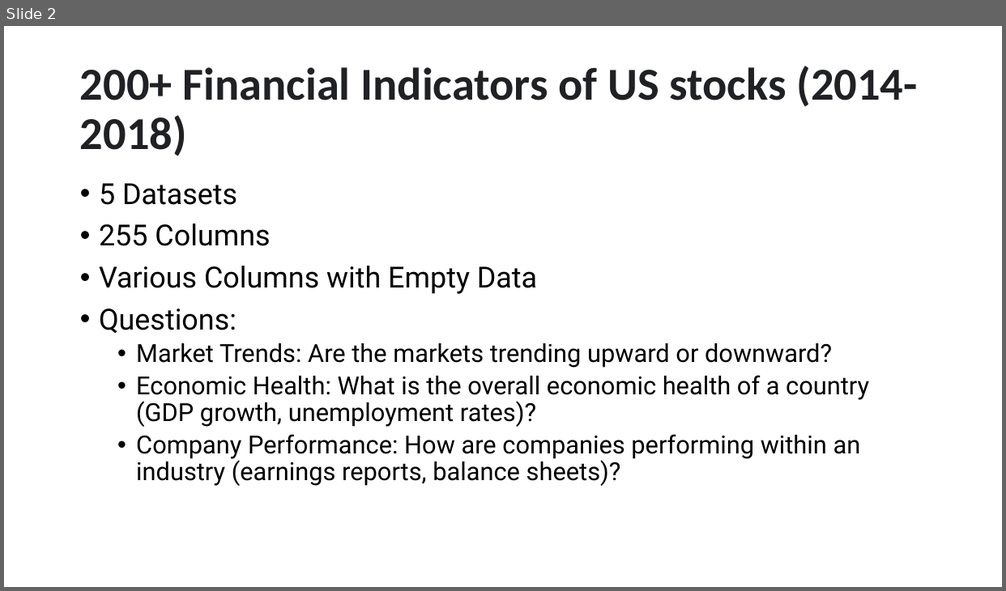
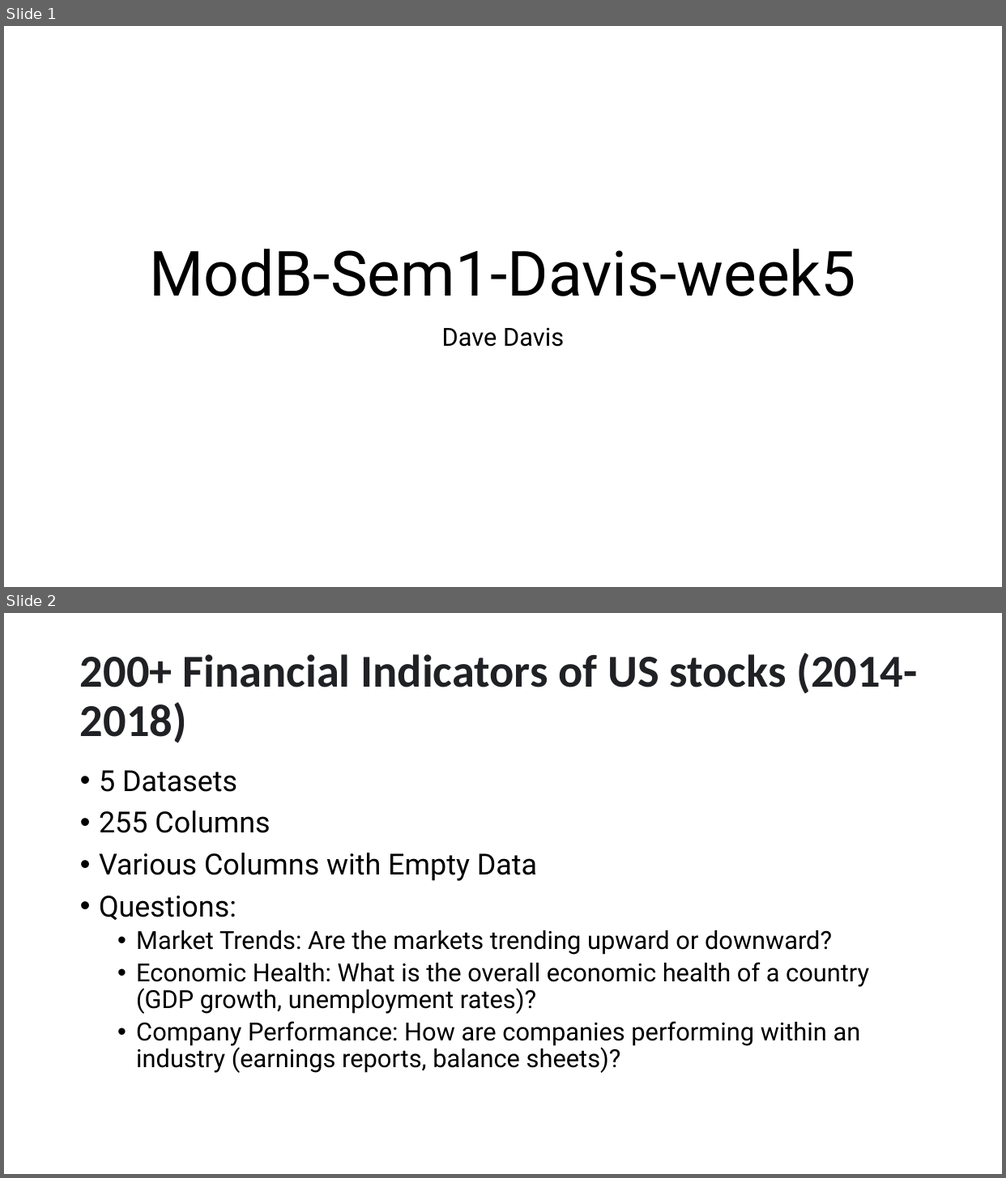
Before and after one commit to DaveD-BU/Capstone, a slide deck: ModB-Sem1-Davis-week5.pptx. Shown one above the other, each under a label of ours: slide 2 before the commit, slides 1 and 2 after it. The pictures are 1006x591 and 1006x1178 pixels, drawn with LibreOffice and Linux fonts; fonts in the diff are those of the drawing. Boxes give left, top, right and bottom in pixels: in the first picture for what was removed or moved away, otherwise in the second. Text is boxed around its words. In the diff, an @@ line names an element or a change of style, - is before the commit and + after.

Commit message:
Update slides

```diff
--- a/ModB-Sem1-Davis-week5.pptx
+++ b/ModB-Sem1-Davis-week5.pptx
@@ slide 1 added at (x1=4, y1=26, x2=1002, y2=587), background #FFFFFF @@
@@ title added at (x1=149, y1=249, x2=856, y2=297), 60 pt, text #000000 @@
+ModB-Sem1-Davis-week5
@@ subtitle added at (x1=442, y1=328, x2=564, y2=347), 24 pt, text #000000 @@
+Dave Davis
```
Also in this commit, not shown: 1 slide removed.
